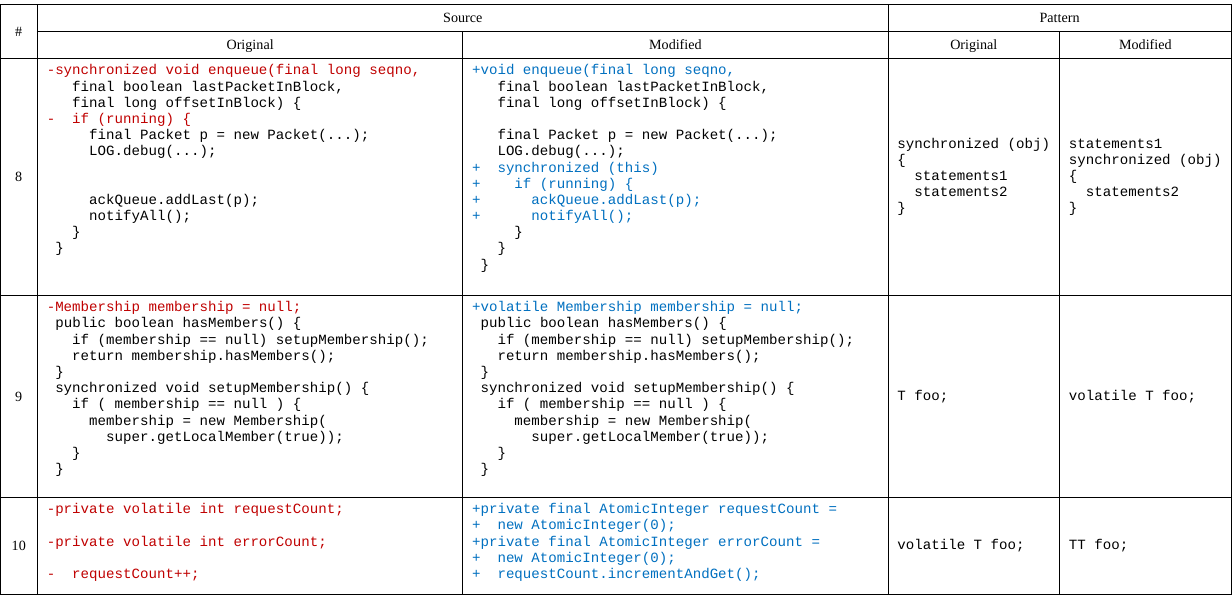
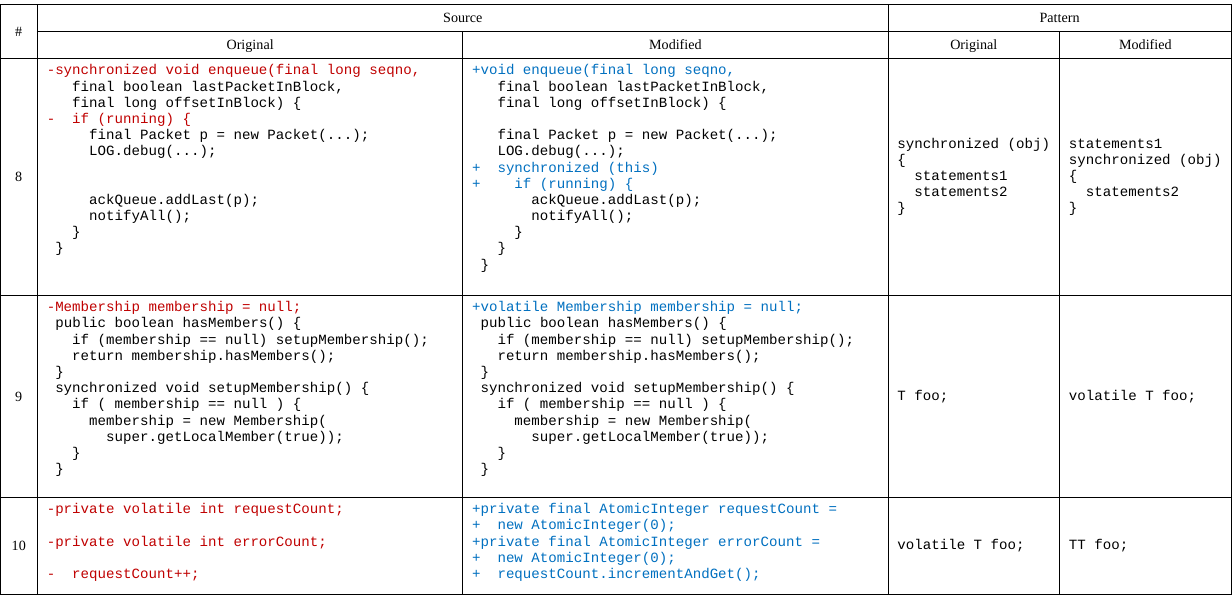
Before and after one commit to qwordy/Research, a slide deck: slide 2 of visio/patterns - Copy.pptx. Drawn at 1232x601 pixels with LibreOffice and Linux fonts; fonts in the diff are those of the drawing. Boxes give left, top, right and bottom in pixels: in the first picture for what was removed or moved away, otherwise in the second. Text is boxed around its words. In the diff, an @@ line names an element or a change of style, - is before the commit and + after.

```diff
--- a/visio/patterns - Copy.pptx
+++ b/visio/patterns - Copy.pptx
@@ table at (x1=0, y1=5, x2=1232, y2=593) @@
-row 3, column 3: +void enqueue(final long seqno, / final boolean lastPacketInBlock, / final long offsetInBlock) { / final Packet p = new Packet(...); / LOG.debug(...); / + synchronized (this) / + if (running) { / + ackQueue.addLast(p); / + notifyAll(); / } / } / }
+row 3, column 3: +void enqueue(final long seqno, / final boolean lastPacketInBlock, / final long offsetInBlock) { / final Packet p = new Packet(...); / LOG.debug(...); / + synchronized (this) / + if (running) { / ackQueue.addLast(p); / notifyAll(); / } / } / }
```
Also in this commit, not shown: 1 other file.
